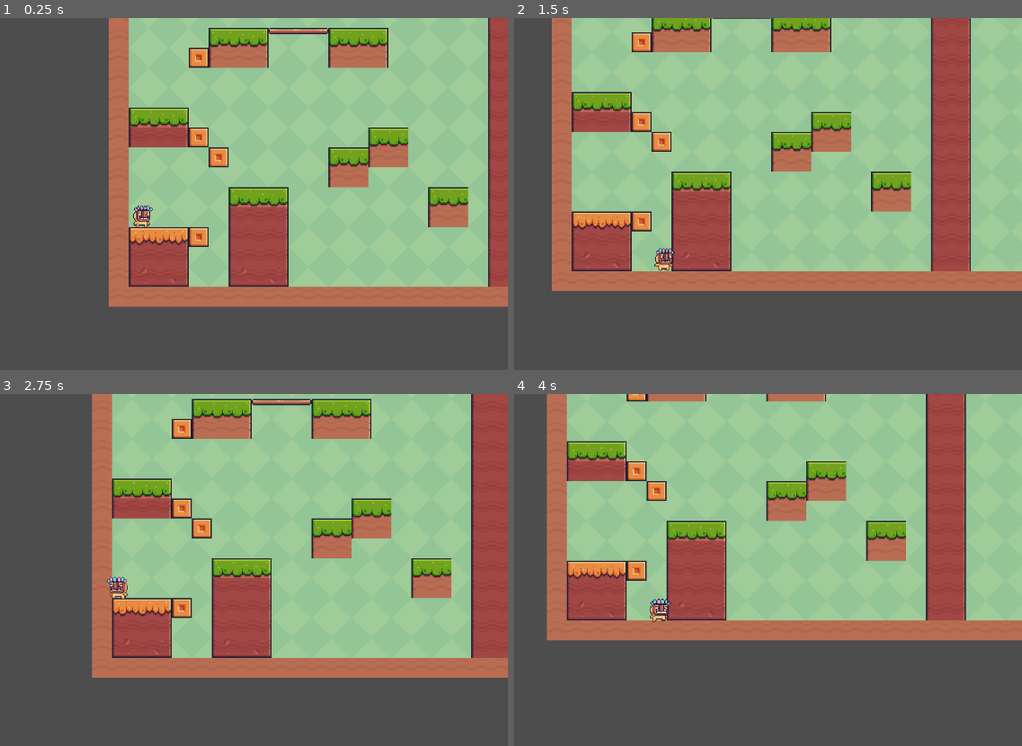
Above: before the commit, frames 1-4 (two rows, left to right).
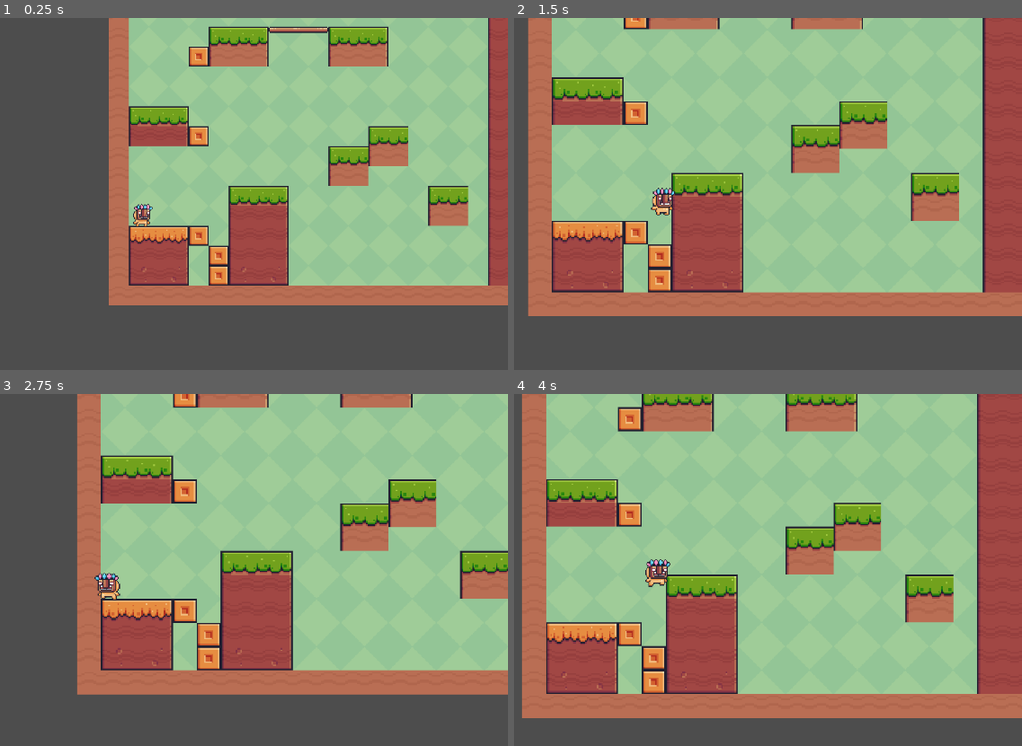
Above: after the commit, the same moments.

Repository: Swayamvijay43/pixel_adventure
Game: Godot game, scene res://scenes/game.tscn
Two runs of this game, one before a commit and one after it. Both use one fixed random seed, a clock stepped at 60 frames per second and the inputs below.
Inputs:
- Up to frame 1 (0.25 s): no input
- Up to frame 2 (1.5 s): tap Enter (ui_accept) at 0.5, 0.6, 0.77, 1.07, 1.35 s; hold Right (ui_right) from 0.53 s (still down)
- Up to frame 3 (2.75 s): tap Enter (ui_accept) at 1.52, 1.82, 2.1 s; release Right (ui_right) at 2.03 s; hold Left (ui_left) from 2.03 s (still down)
- Up to frame 4 (4 s): release Left (ui_left) at 2.78 s; hold Right (ui_right) from 2.78 s (still down); tap Enter (ui_accept) at 2.85, 3.02, 3.32, 3.6, 3.77 s

The runs differ from the first frame. In frame 1, 4.9% of the frame differs, in the area x 21-100%, y 2-83%; in frame 2, 42%; in frame 3, 31%; in frame 4, 62%, in the area x 1-100%, y 0-93%.
Error after the commit: Invalid assignment of property or key 'drag_margin_h_enabled' with value of type 'bool' on a base object of type 'Camera2D'. (res://scripts/player.gd:35)

Commit message:
try
showing problem

Diff:
--- a/scenes/game.tscn
+++ b/scenes/game.tscn
@@ -357,7 +357,7 @@
 scale = Vector2(2, 2)
 tile_set = SubResource("TileSet_0wlbf")
 format = 2
-layer_0/tile_data = PackedInt32Array(0, 458752, 1, 1, 458752 …(8512 unchanged characters)…  262167, 1114112, 2, 720900, 786432, 9, 786437, 786432, 9, 1048580, 786432, 9, 458756, 786432, 9, 262157, 786432, 9)
+layer_0/tile_data = PackedInt32Array(0, 458752, 1, 1, 458752 …(8512 unchanged characters)…  262167, 1114112, 2, 720900, 786432, 9, 1048580, 786432, 9, 458756, 786432, 9, 262157, 786432, 9, 1179653, 786432, 9, 1114117, 786432, 9)
 
 [node name="Player" parent="." instance=ExtResource("3_rnd67")]
 position = Vector2(54, 499)
--- a/scripts/player.gd
+++ b/scripts/player.gd
@@ -1,58 +1,82 @@
 extends CharacterBody2D
 
-
+# Movement Constants
 const SPEED = 300.0
-const JUMP_VELOCITY = -(2 * JUMP_HEIGHT) / JUMP_DURATION
 const ACCELERATION = 800.0
 const DECELERATION = 1000.0
+const AIR_ACCELERATION = 600.0
+
+# Jumping Constants
 const JUMP_HEIGHT = 70.0
 const JUMP_DURATION = 0.3
-const DOWN_GRAVITY = 2000.0  # Higher gravity when falling
-const AIR_ACCELERATION = 600.0
-#const COYOTE_TIME = 0.1  # Time after leaving the ground where a jump is still allowed
-#const JUMP_BUFFER_TIME = 0.2  # Time a jump input is remembered before landing
-#const TERMINAL_VELOCITY = 800.0  # Maximum fall speed
+const JUMP_VELOCITY = -(2 * JUMP_HEIGHT) / JUMP_DURATION
+const DOWN_GRAVITY = 2000.0
+const UP_GRAVITY = 1500.0  # Lower gravity when going up
+const MAX_JUMPS = 2  # Double Jump Support
 
+# Camera Settings
+const CAMERA_DAMPING = 5.0
+const LOOKAHEAD_DISTANCE = Vector2(100, 50)
+const ZOOM_NORMAL = Vector2(1.0, 1.0)
+const ZOOM_RUNNING = Vector2(1.2, 1.2)
 
 @onready var animated_sprite: AnimatedSprite2D = $AnimatedSprite2D
+@onready var camera: Camera2D = $Camera2D
 
+var jumps_left = MAX_JUMPS  # Tracks available jumps
+var is_jumping = false
 
-
+func _ready() -> void:
+	# Configure Camera2D
+	camera.offset = Vector2.ZERO
+	camera.position_smoothing_enabled = true
+	camera.position_smoothing_speed = CAMERA_DAMPING
+	camera.zoom = ZOOM_NORMAL
+	camera.drag_margin_h_enabled = false  # Disable horizontal drag margins
+	camera.drag_margin_v_enabled = false  # Disable vertical drag margins
+	camera.ignore_rotation = true  # Ignore player rotation
+	camera.ignore_jumps = true  # Ignore jumps when following player
+	camera.zoom = ZOOM_NORMAL
 
 func _physics_process(delta: float) -> void:
-	# Add the gravity.
+	# Gravity
 	if not is_on_floor():
-		velocity += get_gravity() * delta
+		velocity.y += (DOWN_GRAVITY if velocity.y > 0 else UP_GRAVITY) * delta
+	else:
+		jumps_left = MAX_JUMPS  # Reset jumps on landing
 
-	# Handle jump.
-	if Input.is_action_just_pressed("ui_accept") and is_on_floor():
+	# Jump Logic
+	if Input.is_action_just_pressed("ui_accept") and jumps_left > 0:
 		velocity.y = JUMP_VELOCITY
+		jumps_left -= 1
+		is_jumping = true
 
-	# Get the input direction and handle the movement/deceleration.
-	# As good practice, you should replace UI actions with custom gameplay actions.
+	# Jump Cutoff (Variable Height)
+	if Input.is_action_just_released("ui_accept") and velocity.y < 0:
+		velocity.y *= 0.5  # Cut jump height
 
+	# Get movement direction
 	var direction := Input.get_axis("ui_left", "ui_right")
 
-	#flip
+	# Flip sprite
 	if direction > 0:
 		animated_sprite.flip_h = false
-
 	elif direction < 0:
 		animated_sprite.flip_h = true
 
-	#animation play
+	# Play animation
 	if direction == 0:
 		animated_sprite.play("idle")
-
-	else :
+	else:
 		animated_sprite.play("run")
 
-	#Acc And Decc
+	# Acceleration & Deceleration
 	if direction != 0:
-		velocity.x = move_toward(velocity.x, direction * SPEED, ACCELERATION * delta)
+		velocity.x = move_toward(velocity.x, direction * SPEED, (AIR_ACCELERATION if not is_on_floor() else ACCELERATION) * delta)
 	else:
 		velocity.x = move_toward(velocity.x, 0, DECELERATION * delta)
 
+	# Update Camera Zoom
+	camera.zoom = ZOOM_RUNNING if direction != 0 else ZOOM_NORMAL
 
 	move_and_slide()
-	print(velocity)
